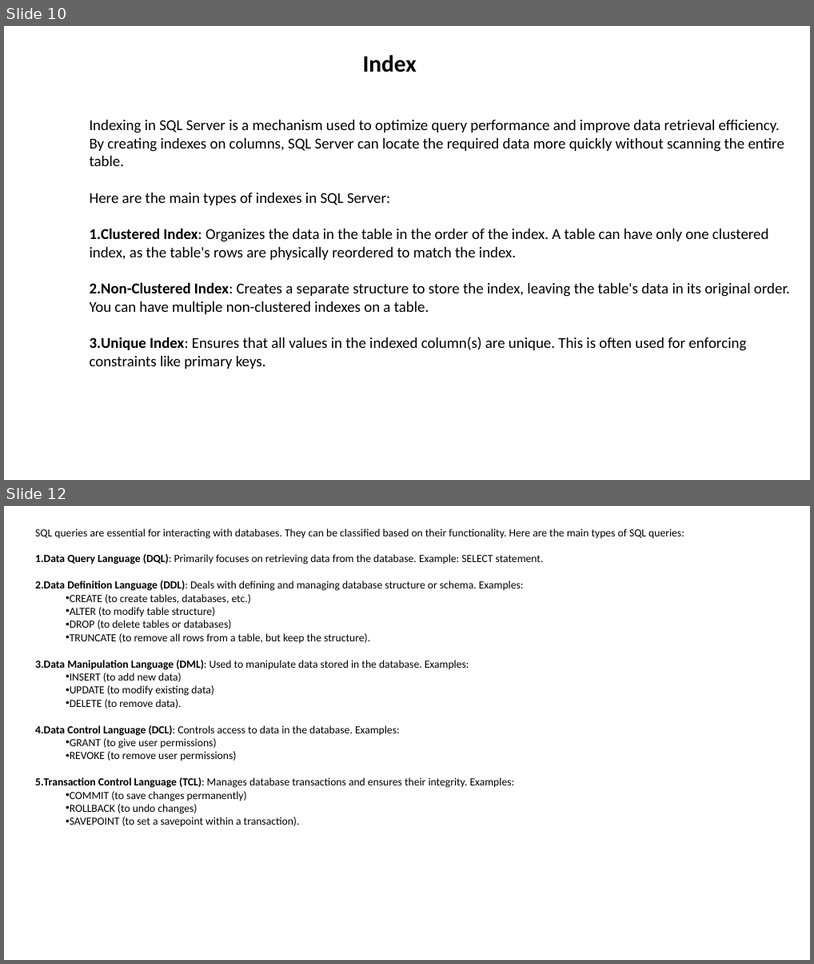
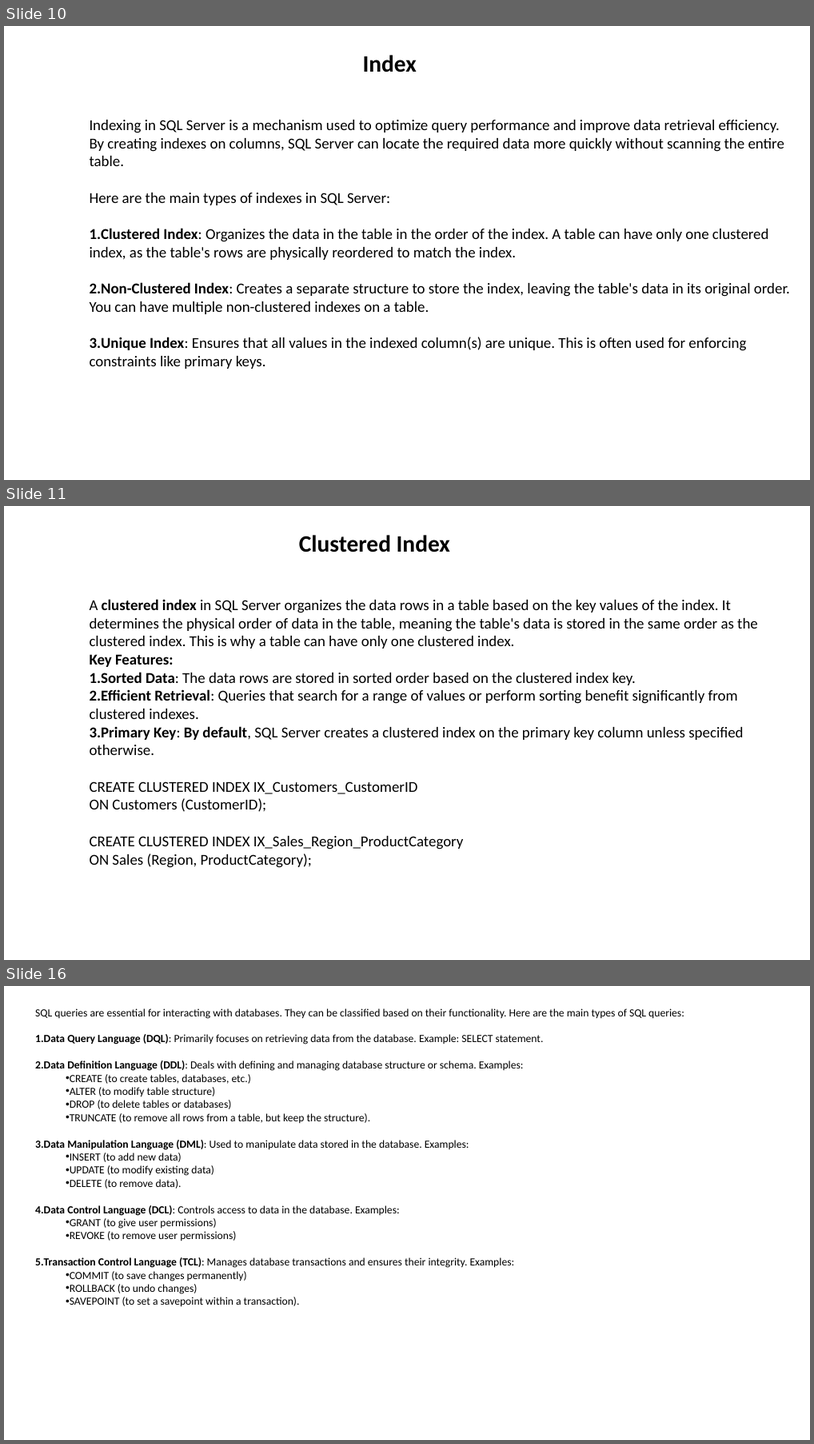
Before and after one commit to NareshESSPL/ESSPL_SqlTraining_AMS, a slide deck: DBMS.pptx. Shown one above the other, each under a label of ours: slides 10 and 12 before the commit, slides 10, 11 and 16 after it; the slides between them are not shown. The pictures are 814x964 and 814x1444 pixels, drawn with LibreOffice and Linux fonts; fonts in the diff are those of the drawing. Boxes give left, top, right and bottom in pixels: in the first picture for what was removed or moved away, otherwise in the second. Text is boxed around its words. In the diff, an @@ line names an element or a change of style, - is before the commit and + after.

```diff
--- a/DBMS.pptx
+++ b/DBMS.pptx
@@ slide 11 added at [4, 506, 810, 960], background #FFFFFF @@
@@ text added at [299, 535, 450, 552], 28 pt, text #000000, bold @@
+Clustered Index
@@ text added at [90, 599, 758, 868], 18 pt, text #000000 @@
+A clustered index in SQL Server organizes the data rows in a table based on the key values of the index. It determines the physical order of data in the table, meaning the table's data is stored in the same order as the clustered index. This is why a table can have only one clustered index.
+Key Features:
+1. Sorted Data: The data rows are stored in sorted order based on the clustered index key.
+2. Efficient Retrieval: Queries that search for a range of values or perform sorting benefit significantly from clustered indexes.
+3. Primary Key: By default, SQL Server creates a clustered index on the primary key column unless specified otherwise.
+CREATE CLUSTERED INDEX IX_Customers_CustomerID
+ON Customers (CustomerID);
+CREATE CLUSTERED INDEX IX_Sales_Region_ProductCategory
+ON Sales (Region, ProductCategory);
@@ what was slide 12 is now slide 16 @@
```
Also in this commit, not shown: 4 slides changed, 14 other slides added, 1 slide removed, 28 other files.
